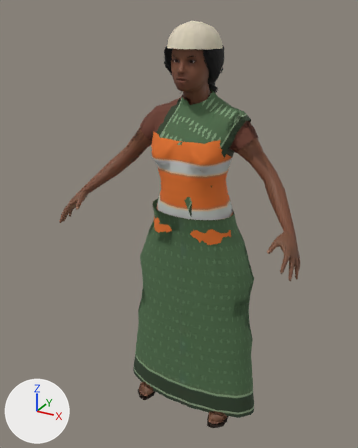
The glTF model godot-chennai/assets/people/sanitation_worker_f.glb, before and after one commit.
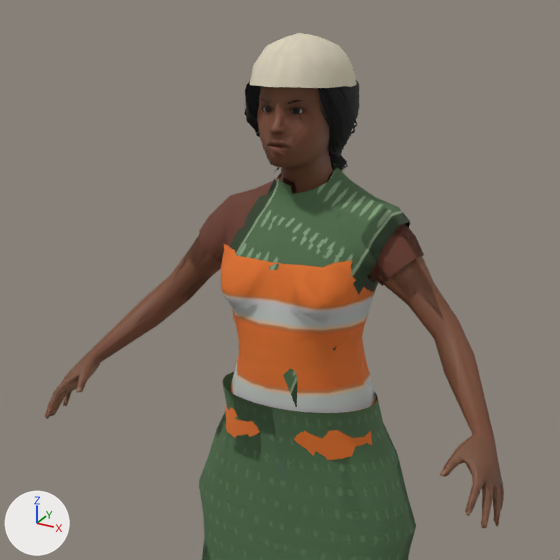
Old and new are each drawn whole from a 50 mm camera at (0.828, -1.667, 1.656) aimed at (-0.039, -0.09, 0.867) and again close up on the part from 10% to 92% of the width and 1% to 66% of the height. Every picture has the same lights, and +X, +Y and +Z are marked at lower left. The last two pictures show the newer version. Vertices at exactly the same position are counted once.

Objects in the first close-up: 'Body', 'Body_LOD1'.
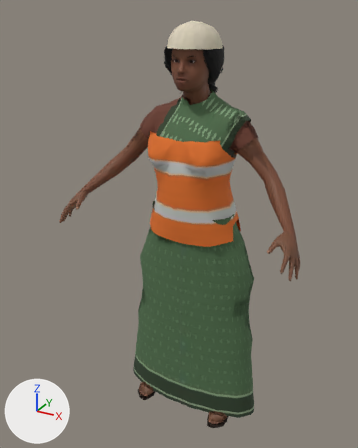
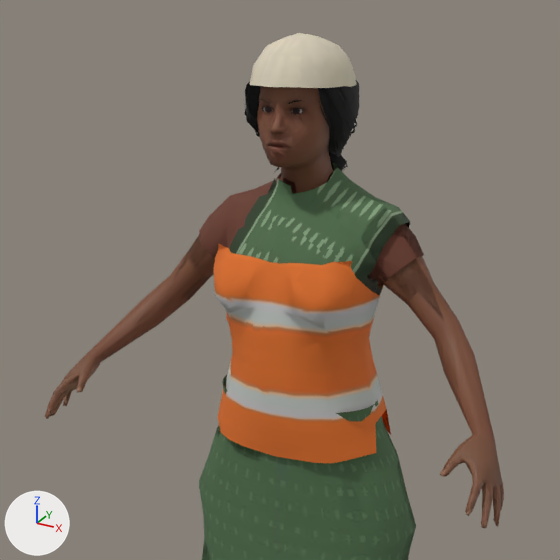
Pixel boxes [x1, y1, x2, y2] of what changed, in the close-ups (560 x 560 px; the box of a moved part takes in the faces that stretch with it):
part 1 of me_body, moved or reshaped
    before: [221, 249, 376, 460]
    after: [214, 244, 391, 464]
part 2 of me_body_lod1, moved or reshaped
    before: [222, 244, 377, 460]
    after: [215, 248, 386, 464]
part 3 of me_body_lod1, surface changed
    before: [289, 310, 350, 326]
    after: [322, 265, 357, 313]

The change, as a diff of the scene's bpy script:
```diff
--- a/godot-chennai/assets/people/sanitation_worker_f.glb.py
+++ b/godot-chennai/assets/people/sanitation_worker_f.glb.py
@@ me_body @@
 # used by ob_body; location = (0.0, 0.0, 0.0)
-me_body.from_pydata(...)  # 5874 vertices, 8529 faces; spans x -0.49..0.49, y -0.31..0.1, z 0.0..1.61
+me_body.from_pydata(...)  # 5874 vertices, 8529 faces; spans x -0.49..0.49, y -0.31..0.11, z 0.0..1.61
+# me_body part 1: the loose piece of 181 vertices spanning x -0.18..0.18, y -0.17..0.1, z 0.82..1.31 is scaled about its middle by (1.07, 1.12, 1)
 me_body.materials.append(mat_skin)
@@ me_body_lod1 @@
 # used by ob_body_lod1; location = (0.0, 0.0, 0.0)
-me_body_lod1.from_pydata(...)  # 2625 vertices, 3383 faces; spans x -0.49..0.49, y -0.31..0.1, z 0.0..1.61
+me_body_lod1.from_pydata(...)  # 2626 vertices, 3383 faces; spans x -0.49..0.49, y -0.31..0.11, z 0.0..1.61
+# me_body_lod1 part 2
+# 38 vertices are removed from x -0.14..0.15, y -0.17..0.1, z 0.83..1.31
+# 114 faces are deleted
+# 8 vertices in x 0.04..0.17, y 0.0..0.07, z 0.83..1.25 move by (0.01, 0.01, 0.0)
+# 7 vertices in x -0.17..-0.08, y 0.01..0.07, z 0.83..1.25 move by (-0.01, 0.01, 0.0)
+# 6 vertices in x -0.15..-0.1, y -0.13..-0.07, z 0.83..1.2 move by (-0.01, -0.01, 0.0)
+# 6 vertices in x -0.09..0.04, y 0.04..0.1, z 0.83..1.31 move by (0.0, 0.01, 0.0)
+# 5 vertices in x -0.17..-0.12, y -0.1..0.0, z 0.89..1.19 move by (-0.01, 0.0, 0.0)
+# 4 vertices in x 0.12..0.17, y -0.1..-0.01, z 0.89..1.15 move by (0.01, 0.0, 0.0)
+# 35 vertices move from x -0.18..0.18, y -0.17..0.07, z 0.82..1.3 to x -0.19..0.19, y -0.18..0.11, z 0.82..1.3
+# 39 vertices are added at x -0.14..0.17, y -0.19..0.11, z 0.83..1.31
+# 114 new faces join them, mat_outfit
+# me_body_lod1 part 3: 3 kept faces spanning x 0.1..0.15, y -0.17..-0.1, z 1.13..1.23 get new texture (UV) coordinates
+# other edits to the shape of me_body_lod1 do not show in these pictures
 me_body_lod1.materials.append(mat_skin)
```
